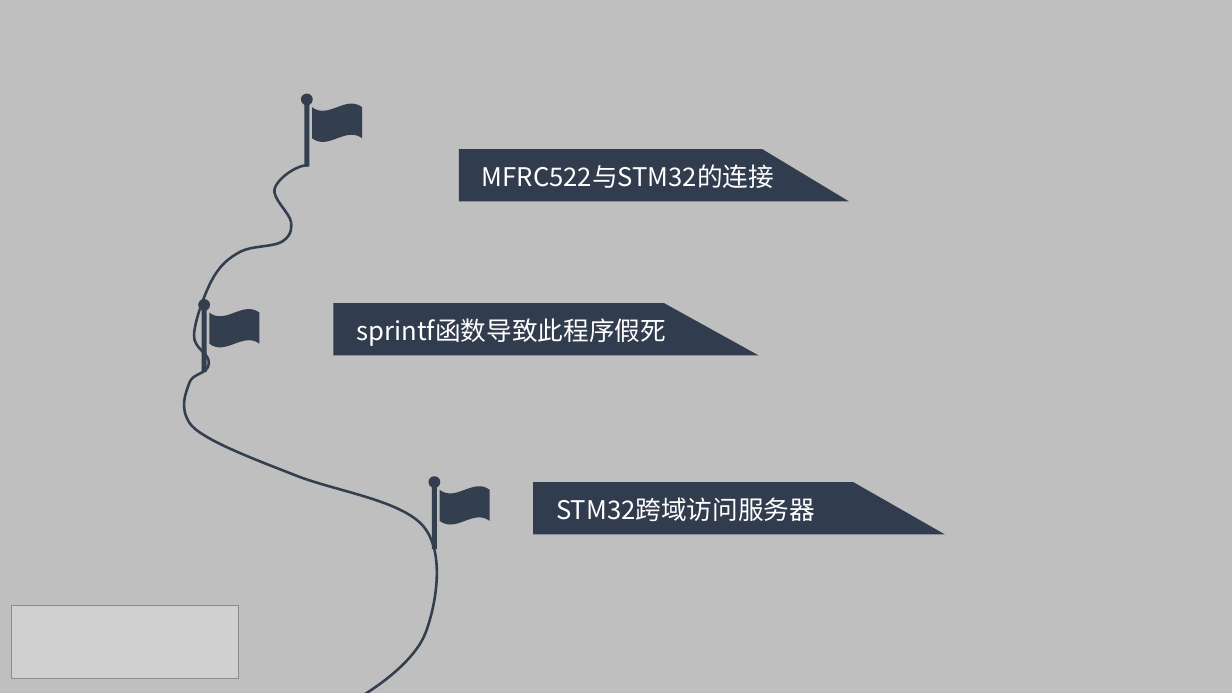
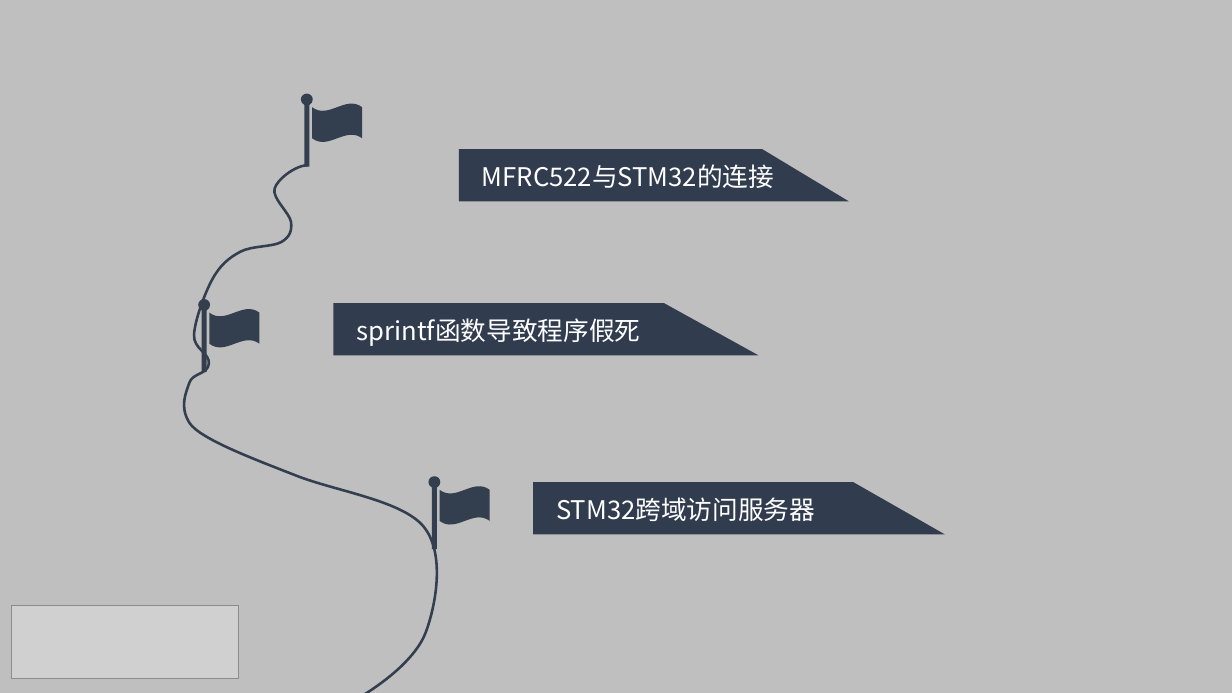
Before and after one commit to leleplus/driver, a slide deck: slide 12 of doc/ppt/答辩PPT_王富国.pptx. Drawn at 1232x693 pixels with LibreOffice and Linux fonts; fonts in the diff are those of the drawing; grey boxes stand for pictures; background and template pictures are left out; a plain dark background stands for a picture behind light text. Boxes give left, top, right and bottom in pixels: in the first picture for what was removed or moved away, otherwise in the second. Text is boxed around its words. In the diff, an @@ line names an element or a change of style, - is before the commit and + after.

```diff
--- a/doc/ppt/答辩PPT_王富国.pptx
+++ b/doc/ppt/答辩PPT_王富国.pptx
@@ text at <box>357,318,641,346</box>: text changed @@
-sprintf函数导致此程序假死
+sprintf函数导致程序假死
```
Also in this commit, not shown: 2 other files.
